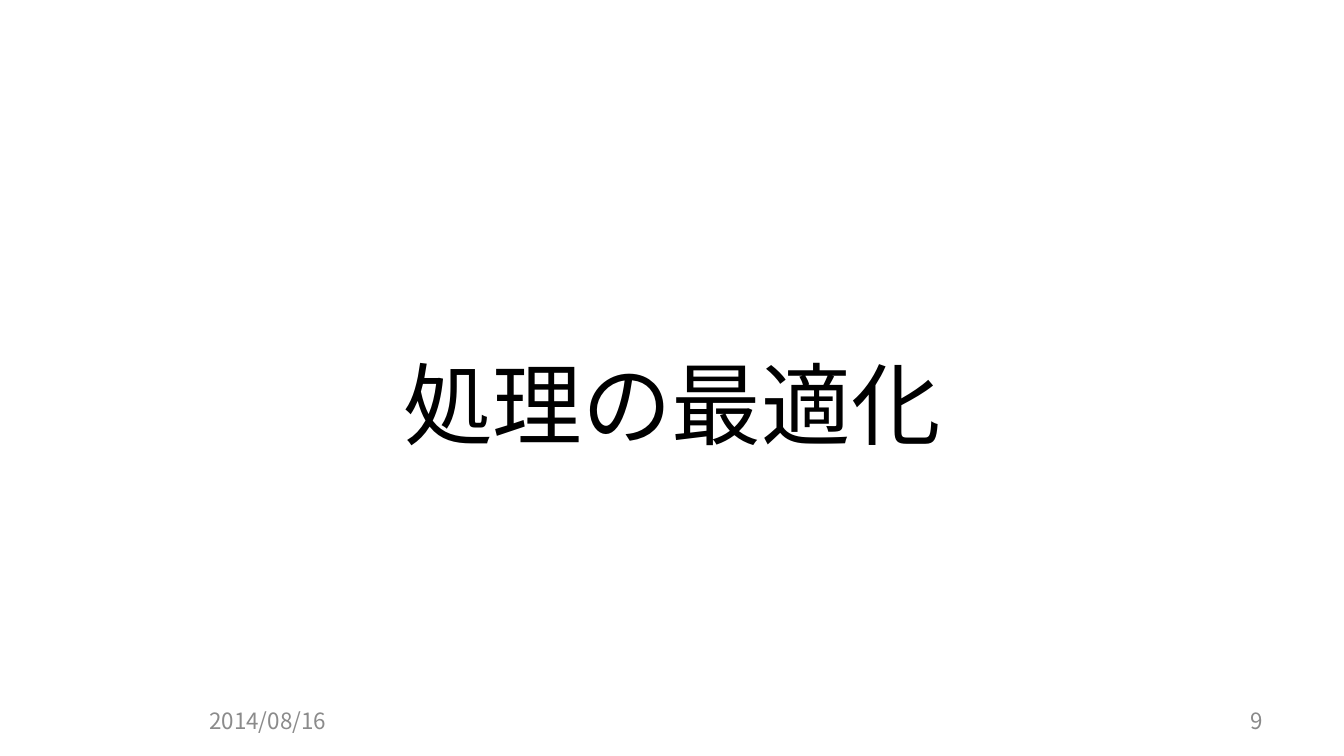
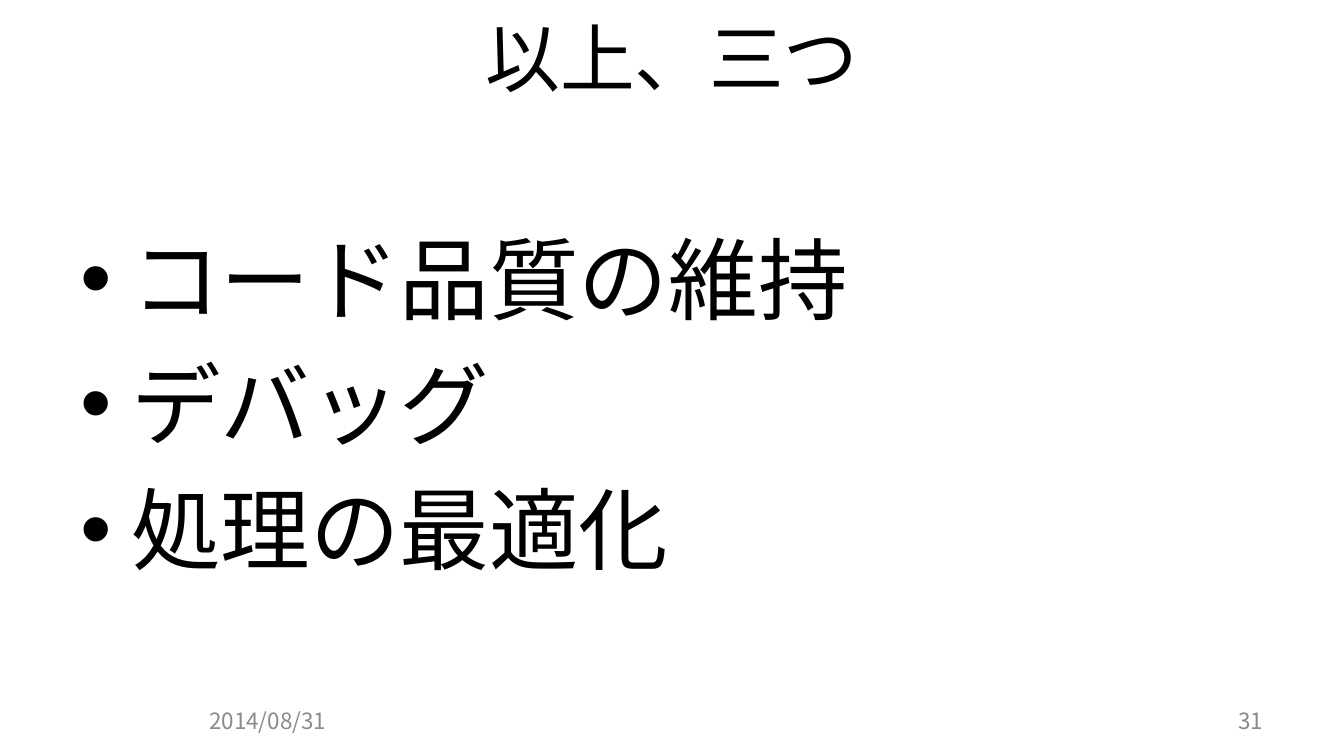
Before and after one commit to JCGS/CEDEC2014, a slide deck: slide 31 of chiyama/2014cedec_chiyama.pptx (slide 9 before the commit). Drawn at 1344x756 pixels with LibreOffice and Linux fonts; fonts in the diff are those of the drawing; background and template pictures are left out. Boxes give left, top, right and bottom in pixels: in the first picture for what was removed or moved away, otherwise in the second. Text is boxed around its words. In the diff, an @@ line names an element or a change of style, - is before the commit and + after.

Commit message:
コードの品質維持の項目を追加 WinPDB のデモを追加 全体の構成を修正

```diff
--- a/chiyama/2014cedec_chiyama.pptx
+++ b/chiyama/2014cedec_chiyama.pptx
@@ title added at (x1=485, y1=24, x2=858, y2=92), 40 pt, text #000000 @@
+以上、三つ
@@ text at (x1=131, y1=237, x2=848, y2=445): paragraphs added @@
+• コード品質の維持
+• デバッグ
@@ text at (x1=131, y1=487, x2=668, y2=571): alignment centre to left; bullet none to • @@
@@ text at (x1=209, y1=711, x2=326, y2=733): text changed @@
-2014/08/16
+2014/08/31
@@ page number at (x1=1238, y1=712, x2=1263, y2=729): text changed @@
-9
+31
```
Also in this commit, not shown: 16 other slides changed, 13 slides added, 1 slide removed, 7 other files.
